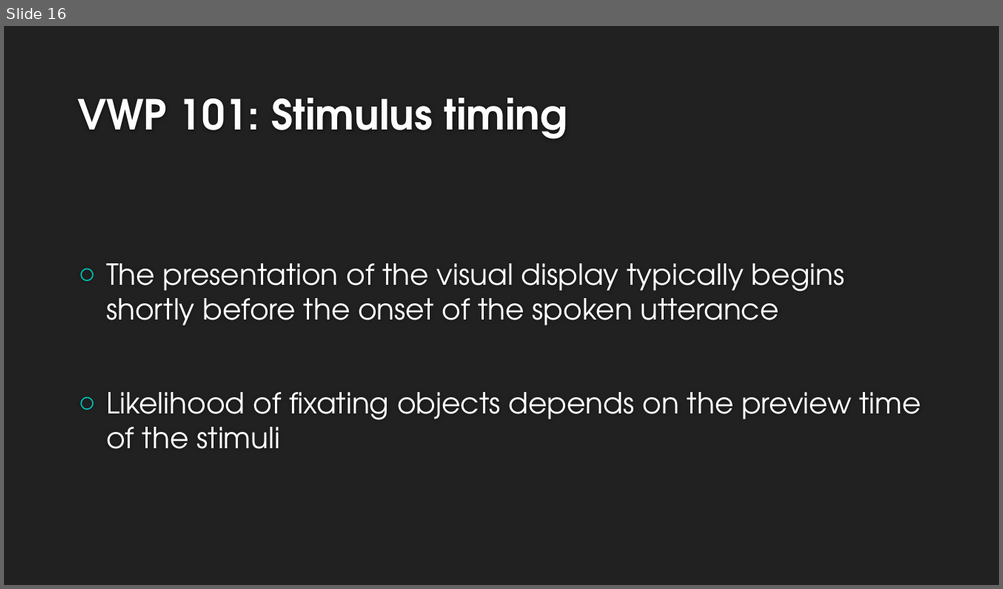
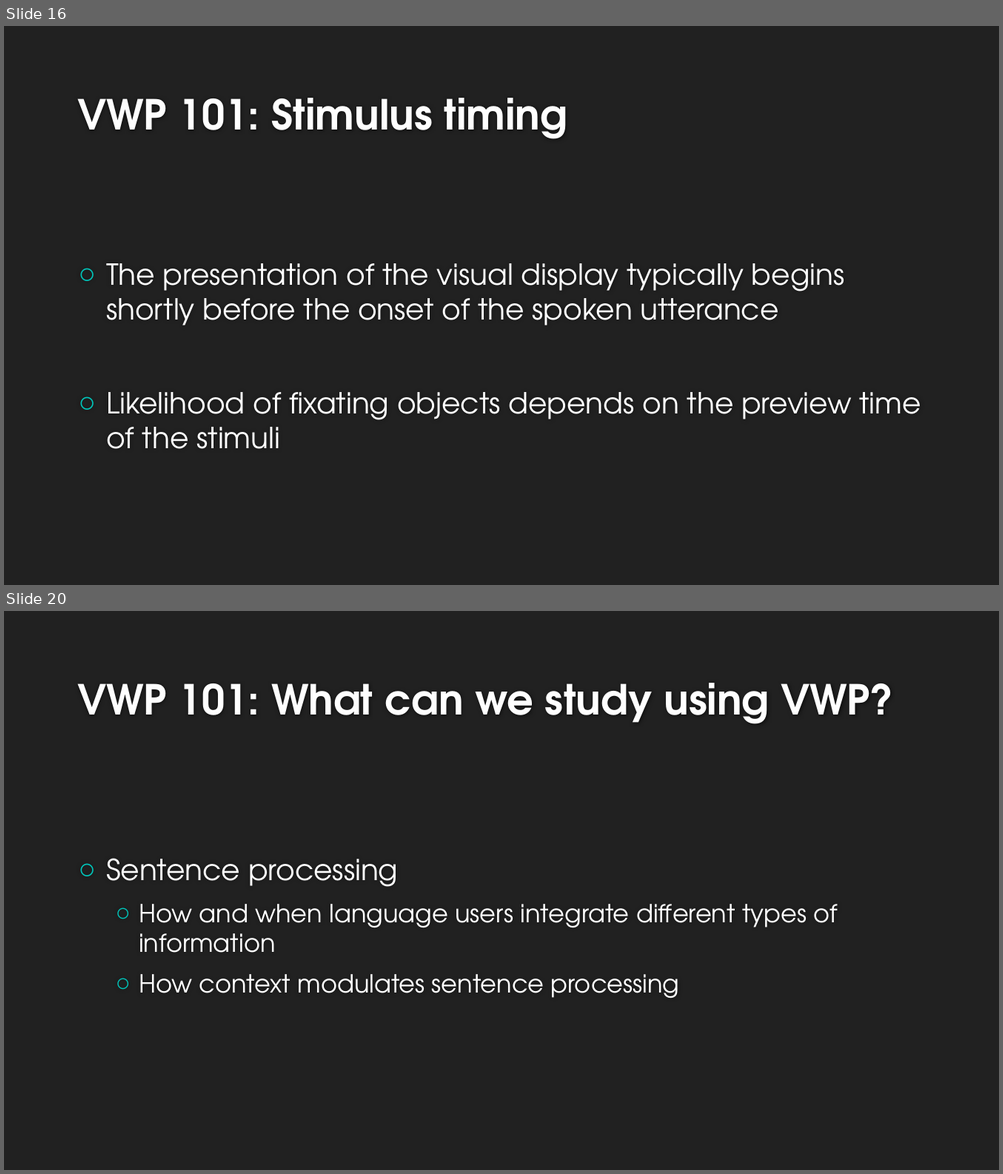
Before and after one commit to allisoct/ETLR23-24, a slide deck: slides/Day3.pptx. Shown one above the other, each under a label of ours: slide 16 before the commit, slides 16 and 20 after it; the slides between them are not shown. The pictures are 1003x589 and 1003x1174 pixels, drawn with LibreOffice and Linux fonts; fonts in the diff are those of the drawing; background and template pictures are left out. Boxes give left, top, right and bottom in pixels: in the first picture for what was removed or moved away, otherwise in the second. Text is boxed around its words. In the diff, an @@ line names an element or a change of style, - is before the commit and + after.

```diff
--- a/slides/Day3.pptx
+++ b/slides/Day3.pptx
@@ slide 20 added at [4, 611, 999, 1170], background #212121 @@
@@ title added at [77, 683, 893, 724], 40 pt, text #FEFEFE, bold @@
+VWP 101: What can we study using VWP?
@@ text added at [106, 858, 838, 999], 24 pt, text #FFFFFF @@
+○ Sentence processing
+  ○ How and when language users integrate different types of information
+  ○ How context modulates sentence processing
```
Also in this commit, not shown: 2 slides changed, 15 other slides added, 1 slide removed.
